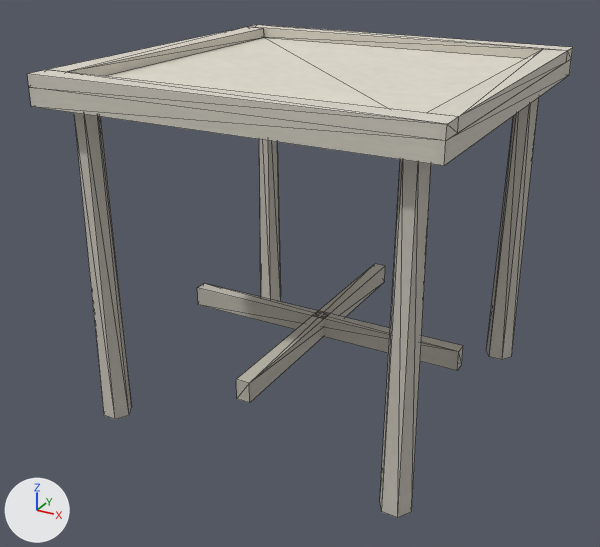
The glTF model assets/environment/pool/props/models/pool_table.glb, before and after one commit.
Before and after are seen from a 50 mm camera at (0.773, -1.504, 1.015) aimed at (-0.024, -0.053, 0.29). Lighting does not change. The marker at lower left points along +X, +Y and +Z. The older version comes first. Mesh edges are drawn as thin lines. Vertices at exactly the same position are counted once.

Objects in the first picture: 'core_pool_table'.
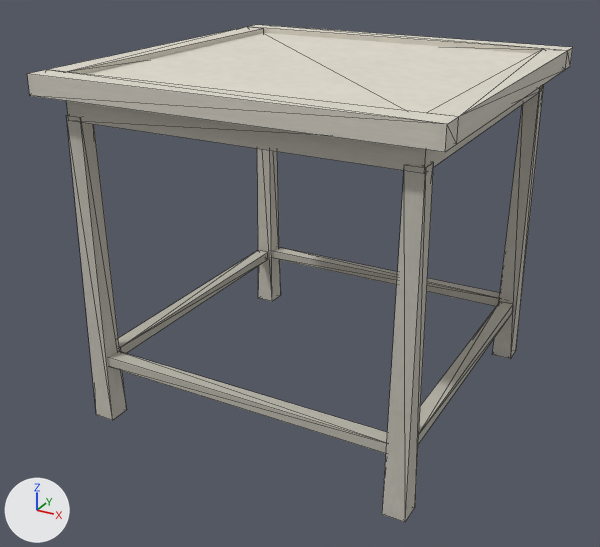
The change, as a diff of the scene's bpy script:
```diff
--- a/assets/environment/pool/props/models/pool_table.glb.py
+++ b/assets/environment/pool/props/models/pool_table.glb.py
@@ me_core_pool_table @@
 # used by ob_core_pool_table; location = (0.0, 0.0, 0.0)
-me_core_pool_table.from_pydata(...)  # 96 vertices, 142 faces; spans x -0.4..0.4, y -0.4..0.4, z 0.0..0.74
+me_core_pool_table.from_pydata(...)  # 108 vertices, 156 faces; spans x -0.4..0.4, y -0.4..0.4, z 0.0..0.74
+# me_core_pool_table part 1: the loose piece of 8 vertices spanning x -0.33..0.33, y -0.015..0.015, z 0.127..0.172 is scaled about its middle by (1.03, 1.07, 0.489), then moved by (0.0, 0.34, -0.01)
+# me_core_pool_table part 2: the loose piece of 8 vertices spanning x -0.015..0.015, y -0.33..0.33, z 0.127..0.172 is scaled about its middle by (22.7, 0.0485, 0.489), then moved by (0.0, -0.34, -0.01)
+# me_core_pool_table part 3: the loose piece of 8 vertices spanning x -0.33..0.33, y -0.015..0.015, z 0.127..0.172 is copied, and the copy is scaled about its middle by (0.0485, 20.5, 0.489), then moved by (-0.34, 0.0, -0.01); it spans x -0.356..-0.324, y -0.308..0.308, z 0.129..0.151
+# me_core_pool_table part 4: the loose piece of 8 vertices spanning x -0.33..0.33, y -0.015..0.015, z 0.127..0.172 is copied, and the copy is scaled about its middle by (0.0485, 20.5, 0.489), then moved by (0.34, 0.0, -0.01); it spans x 0.324..0.356, y -0.308..0.308, z 0.129..0.151
+# me_core_pool_table part 5: the loose piece of 13 vertices spanning x 0.298..0.362, y -0.358..-0.302, z 0.0..0.69 is rebuilt with 10 vertices and now spans x 0.317..0.363, y -0.363..-0.317, z 0.0..0.66
+# me_core_pool_table part 6: the loose piece of 13 vertices spanning x -0.362..-0.298, y -0.358..-0.302, z 0.0..0.69 is rebuilt with 10 vertices and now spans x -0.363..-0.317, y -0.363..-0.317, z 0.0..0.66
+# me_core_pool_table part 7: the loose piece of 13 vertices spanning x 0.298..0.362, y 0.302..0.358, z 0.0..0.69 is rebuilt with 10 vertices and now spans x 0.317..0.363, y 0.317..0.363, z 0.0..0.66
+# me_core_pool_table part 8: the loose piece of 13 vertices spanning x -0.362..-0.298, y 0.302..0.358, z 0.0..0.69 is rebuilt with 10 vertices and now spans x -0.363..-0.317, y 0.317..0.363, z 0.0..0.66
+# me_core_pool_table part 9
+# 16 vertices are removed from x -0.4..0.4, y -0.4..0.4, z 0.68..0.716
+# 42 faces are deleted
+# 12 vertices are added at x -0.395..0.395, y -0.395..0.395, z 0.65..0.728
+# 12 new vertices lie (0.0, 0.0, -0.04) away from vertices in x -0.4..0.4, y -0.4..0.4, z 0.74
+# 44 new faces join them
 me_core_pool_table.materials.append(mat_core_pool_table_mat)
```

Location of each change, [x1, y1, x2, y2] in pixels of the pictures (600 x 547 px; the box of a moved part takes in the faces that stretch with it):
'core_pool_table', reshaped: before [27, 25, 573, 518]; after [27, 25, 573, 522]
part 1 of me_core_pool_table, moved or reshaped: before [197, 284, 463, 371]; after [273, 247, 500, 306]
part 2 of me_core_pool_table, moved or reshaped: before [236, 264, 385, 403]; after [108, 351, 387, 454]
part 3 of me_core_pool_table, added: after [118, 250, 268, 353]
part 4 of me_core_pool_table, added: after [418, 302, 513, 444]
part 5 of me_core_pool_table, rebuilt: before [380, 159, 431, 518]; after [382, 162, 434, 522]
part 6 of me_core_pool_table, rebuilt: before [74, 113, 132, 419]; after [67, 115, 126, 420]
part 7 of me_core_pool_table, rebuilt: before [486, 98, 539, 360]; after [492, 86, 544, 359]
part 8 of me_core_pool_table, rebuilt (9% wider, 6% shorter): before [259, 139, 281, 301]; after [257, 149, 281, 301]
part 9 of me_core_pool_table, moved or reshaped: before [27, 28, 573, 166]; after [27, 28, 573, 170]
